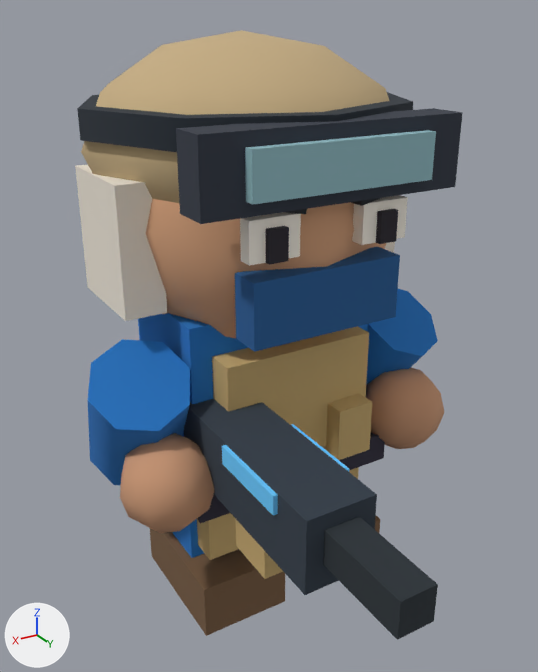
Renders of the glTF model assets/models/elite.glb from each side of a commit.
One viewpoint serves both versions: a 50 mm camera at (0.896, 1.576, 1.471) aimed at (0.056, 0.176, 0.771). Every picture has the same lights, and +X, +Y and +Z are marked at lower left. The picture after the commit comes second. Vertices at exactly the same position are counted once.

Names of what the first picture shows: 'body', 'rifle'.
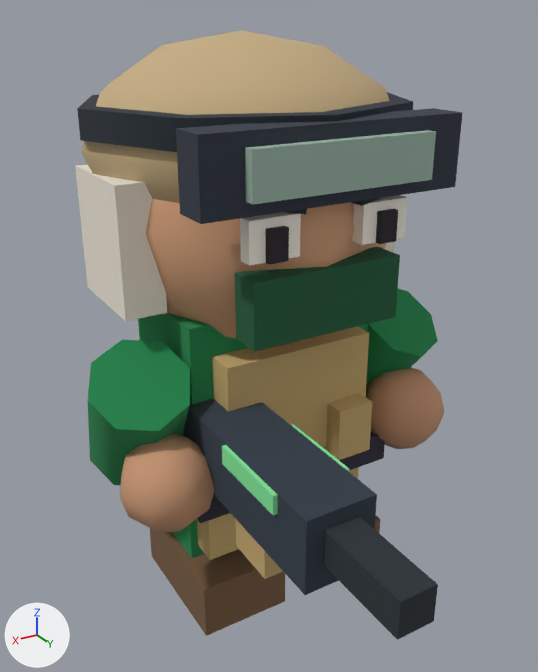
Location of each change, [x1, y1, x2, y2] in pixels of the pictures (538 x 672 px):
part 1 of me_mesh_0, recoloured (blue to green)
    both: [88, 289, 438, 558]
part 2 of me_mesh_0, recoloured (greyish cyan to grey)
    both: [245, 130, 436, 205]
part 3 of me_mesh_0, recoloured (blue to dark green)
    both: [235, 247, 400, 352]
part 4 of me_mesh_1, recoloured
    both: [222, 424, 350, 515]

The change, as a list of edits to the scene's bpy script:
```text
Change me_mesh_0:
    where me_mesh_0.from_pydata(...)  # 398 vertices, 680 faces; spans x -0.495..0.495, y -0.41..0.39, z 0.0..1.44
    used by ob_body; location = (0.0, 0.0, 0.0)
    me_mesh_0 part 1: 100 faces centred in x -0.466..0.466, y -0.16..0.208, z 0.07..0.825 are repainted in the vertex colours; the middle colour goes from blue #2275c4 to green #22894f
    me_mesh_0 part 2: 12 faces centred in x -0.22..0.22, y 0.36..0.39, z 1.15..1.25 are repainted in the vertex colours; the middle colour goes from greyish cyan #93bdc5 to grey #9fbaaa
    me_mesh_0 part 3: 12 faces centred in x -0.19..0.19, y 0.26..0.34, z 0.825..0.975 are repainted in the vertex colours; the middle colour goes from blue #265d95 to dark green #225d3d
Change me_mesh_1:
    where me_mesh_1.from_pydata(...)  # 32 vertices, 48 faces; spans x 0.1..0.28, y 0.135..0.88, z 0.34..0.635
    used by ob_rifle; location = (0.0, 0.0, 0.0)
    me_mesh_1 part 4: 12 faces centred in x 0.1..0.28, y 0.355..0.565, z 0.587..0.632 are repainted in the vertex colours; the middle colour goes from blue #69caff to green #82e69b
```
